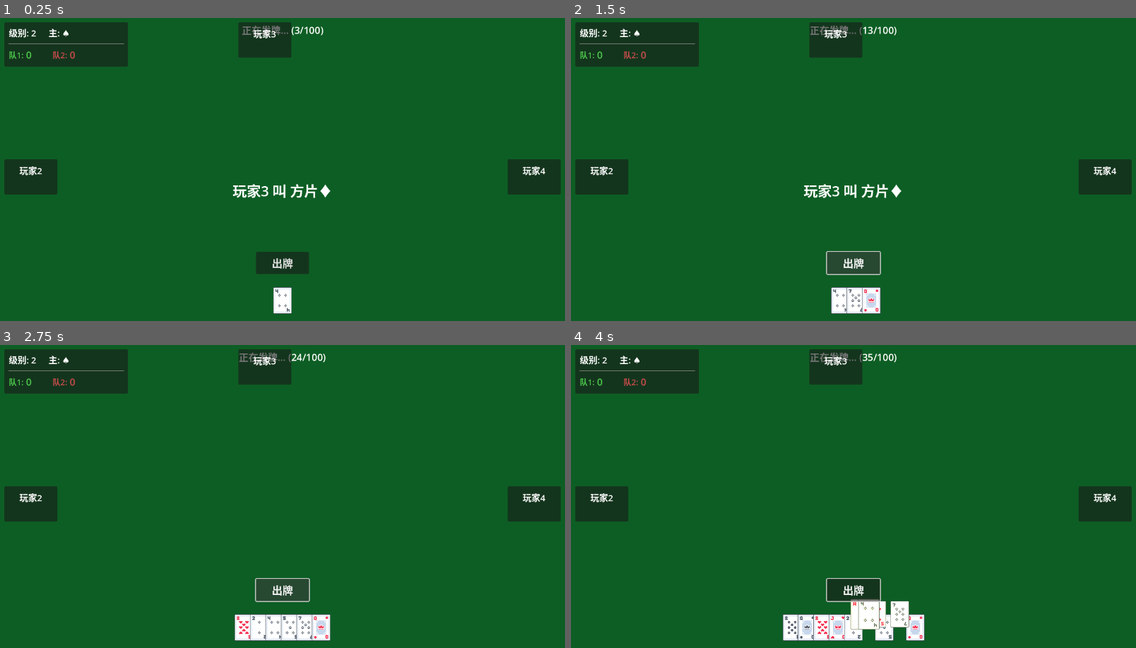
Above: before the commit, frames 1-4 (two rows, left to right).
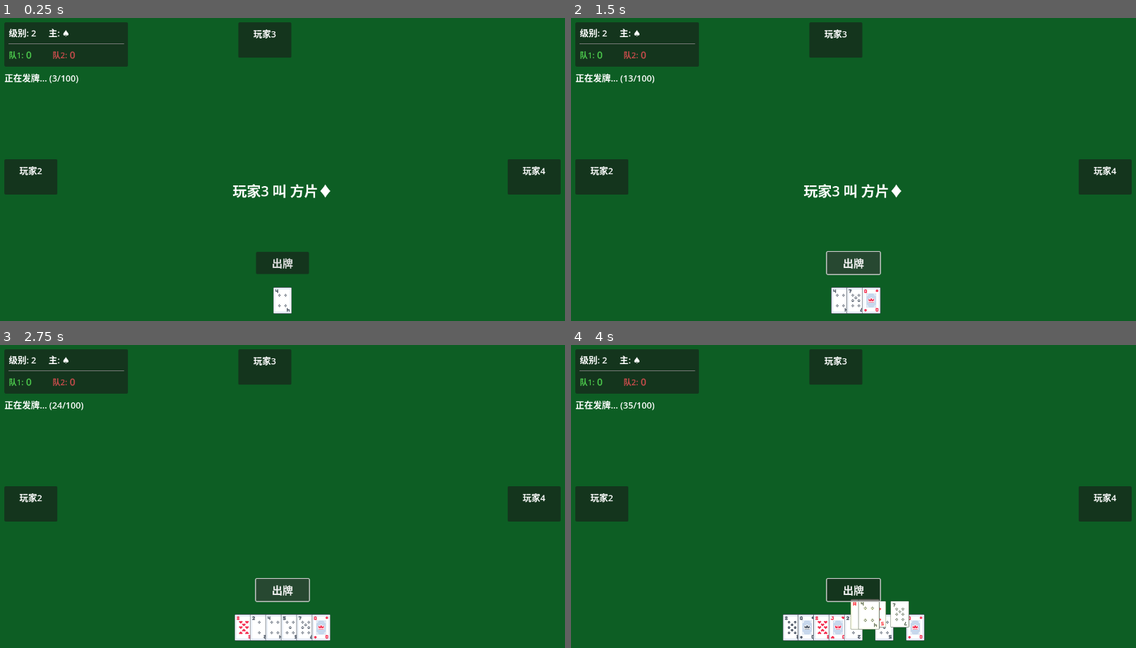
Above: after the commit, the same moments.

Repository: Eda-1121/Shengji
Game: Godot game, scene res://scenes/main.tscn
The game is run twice, just before and just after one commit, with the same random seed, the same clock (stepped at 60 frames per second) and the same inputs.
Inputs (mouse positions are in pixels of both pictures, inside the frame that each line leads up to):
- Up to frame 1 (0.25 s): no input
- Up to frame 2 (1.5 s): click "出牌" at 0.5 s; click "出牌" at 1.25 s
- Up to frame 3 (2.75 s): click "出牌" at 2 s
- Up to frame 4 (4 s): tap Enter at 2.75 s; move the mouse to (870, 626) at 2.77 s; click (870, 626) at 2.92 s; move the mouse to (853, 626) at 3.52 s; click (853, 626) at 3.67 s

The runs differ from the first frame. In frame 1, 0.4% of the frame differs, in the area x 0-58%, y 2-22%; in frame 2, 0.4%; in frame 3, 0.4%; in frame 4, 0.4%.

Commit message:
将回合提示标签移动到屏幕左上角info_panel下方

Diff:
--- a/scripts/ui_manager.gd
+++ b/scripts/ui_manager.gd
@@ -112,14 +112,14 @@
 	team2_container.add_child(team2_score_label)
 
 	# =====================================
-	# 回合提示标签
+	# 回合提示标签（左上角，info_panel下方）
 	# =====================================
 	turn_label = Label.new()
-	turn_label.position = Vector2(400, 10)
-	turn_label.size = Vector2(480, 40)
+	turn_label.position = Vector2(10, 120)  # info_panel下方（y=10+100+10）
+	turn_label.size = Vector2(280, 35)  # 与info_panel同宽
 	turn_label.text = "轮到你出牌"
-	turn_label.add_theme_font_size_override("font_size", 22)
-	turn_label.horizontal_alignment = HORIZONTAL_ALIGNMENT_CENTER
+	turn_label.add_theme_font_size_override("font_size", 20)
+	turn_label.horizontal_alignment = HORIZONTAL_ALIGNMENT_LEFT  # 左对齐
 	turn_label.mouse_filter = Control.MOUSE_FILTER_IGNORE
 	add_child(turn_label)
 
